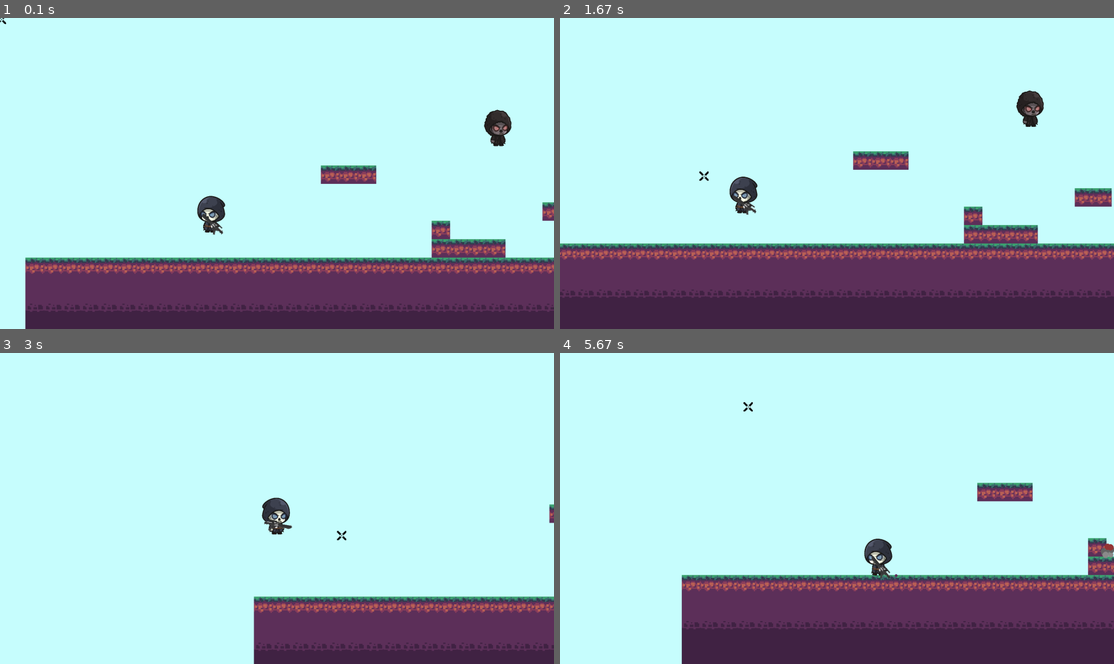
Above: before the commit, frames 1-4 (two rows, left to right).
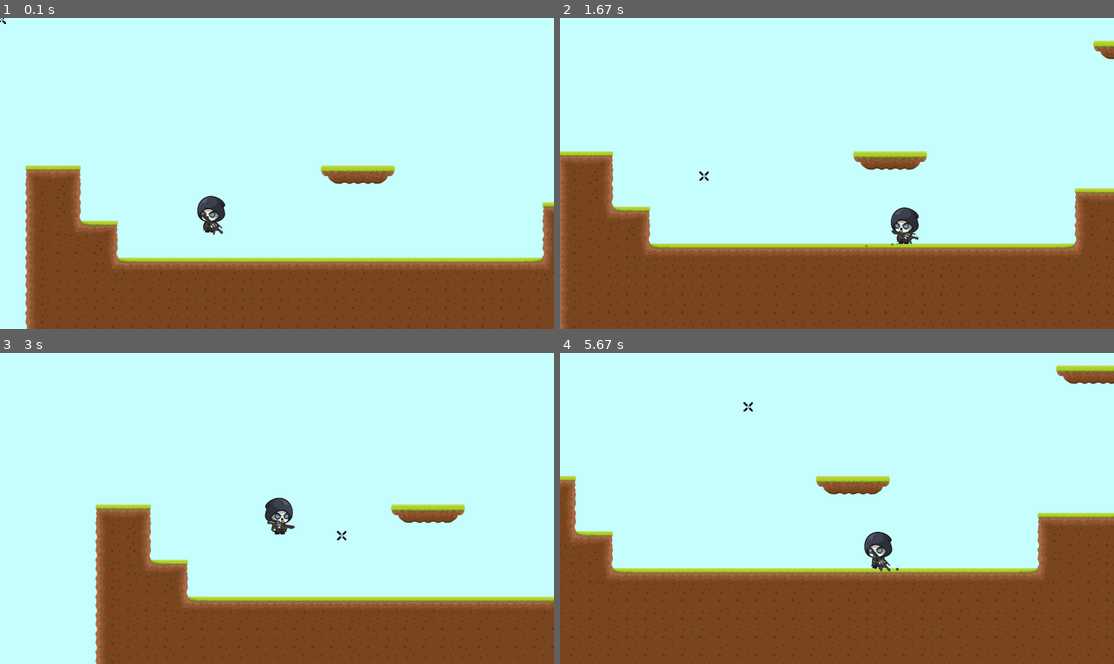
Above: after the commit, the same moments.

Repository: 000Nobody/Pygame-Platformer-Shooter
Game: pygame game, started from main.py
Two runs of this game, one before a commit and one after it. Both use one fixed random seed, a clock stepped at 60 frames per second and the inputs below.
Inputs (mouse positions are in pixels of both pictures, inside the frame that each line leads up to):
- Up to frame 1 (0.1 s): no input
- Up to frame 2 (1.67 s): hold D 0.33-0.8 s; move the mouse to (814, 189) at 0.37 s; hold W 0.83-1.13 s; move the mouse to (1014, 164) at 0.87 s; hold D 1.17-1.63 s; move the mouse to (704, 176) at 1.2 s
- Up to frame 3 (3 s): hold A 1.67-2.2 s; move the mouse to (105, 461) at 1.7 s; hold A 2.23-2.63 s; move the mouse to (360, 399) at 2.27 s; hold W from 2.67 s (still down); move the mouse to (343, 536) at 2.7 s
- Up to frame 4 (5.67 s): release W at 3.03 s; hold D 3.07-3.7 s; move the mouse to (848, 402) at 3.1 s; hold A 3.73-4.2 s; move the mouse to (637, 499) at 3.77 s; hold D 4.23-4.7 s; move the mouse to (842, 542) at 4.27 s; hold W 4.73-5.03 s; move the mouse to (820, 455) at 4.77 s; hold D 5.07-5.53 s; move the mouse to (981, 558) at 5.1 s; hold A from 5.57 s (still down); move the mouse to (748, 405) at 5.6 s

The runs differ from the first frame. In frame 1, 28% of the frame differs, in the area x 4-100%, y 29-100%; in frame 2, 36%; in frame 3, 23%; in frame 4, 37%, in the area x 0-100%, y 3-100%.

Commit message:
New tiles and map changes

Diff:
--- a/data/maps/map0.txt
+++ b/data/maps/map0.txt
@@ -1,19 +1,19 @@
 0000000000000000000000000000000000000000000000000000
 0000000000000000000000000000000000000000000000000000
+0000000000000000000000000000078889000000000000000000
 0000000000000000000000000000000000000000000000000000
-0000000000000000000000000000000000000000000000000000
-0000000000000000000000000000000000000000000000000000
-0000000000000000000000000000000000000000000000000000
-0000000000000000000000000000000000000000000000000000
-0000000000000000000000000000000000000000000000000000
-0000000000000000111000000000000000000000000000000000
-0000000000000000000000000000000000000000000000000000
-0000000000000000000000000000110001111000000000000000
-0000000000000000000000100000000000000000000000000000
-0000000000000000000000111100000000000000000000000000
-1111111111111111111111111111111111111111111111111111
-2222222222222222222222222222222222222222222222222222
-3333333333333333333333333333333333333333333333333333
-4444444444444444444444444444444444444444444444444444
-5555555555555555555555555555555555555555555555555555
-5555555555555555555555555555555555555555555555555555
+0000000000000000000000000000000000000000000000000516
+0000000000000000000000000000000000000000000000000324
+0000000000000000000000000000000000000000000000000324
+0000000000000000000000000000000000000000000000000324
+516000000000000078890000000000000516000000000511ca24
+3240000000000000000000000000000003240000000003222224
+32400000000000000000000000005111ca240000000003222224
+32bd6000000000000000000000003222222bd1111111ca222224
+3222400000000000000000000000322222222222222222222224
+3222bd111111111111111111111ca22222222222222222222224
+3222222222222222222222222222222222222222222222222224
+3222222222222222222222222222222222222222222222222224
+3222222222222222222222222222222222222222222222222224
+3222222222222222222222222222222222222222222222222224
+3222222222222222222222222222222222222222222222222224
--- a/main.py
+++ b/main.py
@@ -33,11 +33,20 @@
 cloudsback = pygame.image.load('data/images/backgrounds/CloudsBack.png').convert_alpha()
 cloudsfront = pygame.image.load('data/images/backgrounds/CloudsFront.png').convert_alpha()
 
-grass = pygame.image.load('data/images/grass.png').convert()
-ground1 = pygame.image.load('data/images/ground1.png').convert()
-ground2 = pygame.image.load('data/images/ground2.png').convert()
-ground3 = pygame.image.load('data/images/ground3.png').convert()
-ground4 = pygame.image.load('data/images/ground4.png').convert()
+grass = pygame.image.load('data/images/tiles/grass.png').convert()
+dirt = pygame.image.load('data/images/tiles/dirt.png').convert()
+middle_platform = pygame.image.load('data/images/tiles/platform_middle.png').convert_alpha()
+left_edge_platform = pygame.image.load('data/images/tiles/platform_edge.png').convert_alpha()
+right_edge_platform = pygame.transform.flip(pygame.image.load('data/images/tiles/platform_edge.png').convert_alpha(), True, False)
+left_transition_dirt = pygame.image.load('data/images/tiles/transition_dirt.png').convert()
+right_transition_dirt = pygame.transform.flip(pygame.image.load('data/images/tiles/transition_dirt.png').convert(), True, False)
+left_transition_grass = pygame.image.load('data/images/tiles/transition_grass.png').convert()
+right_transition_grass = pygame.transform.flip(pygame.image.load('data/images/tiles/transition_grass.png').convert(), True, False)
+left_edge_dirt = pygame.image.load('data/images/tiles/edge_dirt.png').convert_alpha()
+right_edge_dirt = pygame.transform.flip(pygame.image.load('data/images/tiles/edge_dirt.png').convert_alpha(), True, False)
+left_edge_grass = pygame.image.load('data/images/tiles/edge_grass.png').convert_alpha()
+right_edge_grass = pygame.transform.flip(pygame.image.load('data/images/tiles/edge_grass.png').convert_alpha(), True, False)
+
 
 gun_img = pygame.image.load('data/images/gun.png').convert_alpha()
 
@@ -78,12 +87,12 @@
 
 #Classes
 class Level():
-	def __init__(self, id, player_pos, enemy_pos):
+	def __init__(self, map_name, player_pos, enemy_pos):
 		self.player_pos = player_pos
 		self.enemy_pos = enemy_pos
 		self.tile_size = (64, 64)
-		self.id = id
-		self.path = 'data/maps/map{0}.txt'.format(self.id)
+		self.map_name = map_name
+		self.path = 'data/maps/{}.txt'.format(self.map_name)
 
 	def load_map(self):
 		self.map = []
@@ -102,15 +111,31 @@
 			x = 0
 			for tile in layer:
 				if tile == '1':
-					display.blit(grass, (x*self.tile_size[0] - scroll[0], y*self.tile_size[1] - scroll[1]))
+					display.blit(pygame.transform.scale(grass, (self.tile_size[0], self.tile_size[1])), (x*self.tile_size[0] - scroll[0], y*self.tile_size[1] - scroll[1]))
 				if tile == '2':
-					display.blit(ground1, (x*self.tile_size[0] - scroll[0], y*self.tile_size[1] - scroll[1]))
+					display.blit(pygame.transform.scale(dirt, (self.tile_size[0], self.tile_size[1])), (x*self.tile_size[0] - scroll[0], y*self.tile_size[1] - scroll[1]))
 				if tile == '3':
-					display.blit(ground2, (x*self.tile_size[0] - scroll[0], y*self.tile_size[1] - scroll[1]))
+					display.blit(pygame.transform.scale(left_edge_dirt, (self.tile_size[0], self.tile_size[1])), (x*self.tile_size[0] - scroll[0], y*self.tile_size[1] - scroll[1]))
 				if tile == '4':
-					display.blit(ground3, (x*self.tile_size[0] - scroll[0], y*self.tile_size[1] - scroll[1]))
+					display.blit(pygame.transform.scale(right_edge_dirt, (self.tile_size[0], self.tile_size[1])), (x*self.tile_size[0] - scroll[0], y*self.tile_size[1] - scroll[1]))
 				if tile == '5':
-					display.blit(ground4, (x*self.tile_size[0] - scroll[0], y*self.tile_size[1] - scroll[1]))
+					display.blit(pygame.transform.scale(left_edge_grass, (self.tile_size[0], self.tile_size[1])), (x*self.tile_size[0] - scroll[0], y*self.tile_size[1] - scroll[1]))
+				if tile == '6':
+					display.blit(pygame.transform.scale(right_edge_grass, (self.tile_size[0], self.tile_size[1])), (x*self.tile_size[0] - scroll[0], y*self.tile_size[1] - scroll[1]))
+				if tile == '7':
+					display.blit(pygame.transform.scale(left_edge_platform, (self.tile_size[0], self.tile_size[1])), (x*self.tile_size[0] - scroll[0], y*self.tile_size[1] - scroll[1]))
+				if tile == '8':
+					display.blit(pygame.transform.scale(middle_platform, (self.tile_size[0], self.tile_size[1])), (x*self.tile_size[0] - scroll[0], y*self.tile_size[1] - scroll[1]))
+				if tile == '9':
+					display.blit(pygame.transform.scale(right_edge_platform, (self.tile_size[0], self.tile_size[1])), (x*self.tile_size[0] - scroll[0], y*self.tile_size[1] - scroll[1]))
+				if tile == 'a':
+					display.blit(pygame.transform.scale(left_transition_dirt, (self.tile_size[0], self.tile_size[1])), (x*self.tile_size[0] - scroll[0], y*self.tile_size[1] - scroll[1]))
+				if tile == 'b':
+					display.blit(pygame.transform.scale(right_transition_dirt, (self.tile_size[0], self.tile_size[1])), (x*self.tile_size[0] - scroll[0], y*self.tile_size[1] - scroll[1]))
+				if tile == 'c':
+					display.blit(pygame.transform.scale(left_transition_grass, (self.tile_size[0], self.tile_size[1])), (x*self.tile_size[0] - scroll[0], y*self.tile_size[1] - scroll[1]))
+				if tile == 'd':
+					display.blit(pygame.transform.scale(right_transition_grass, (self.tile_size[0], self.tile_size[1])), (x*self.tile_size[0] - scroll[0], y*self.tile_size[1] - scroll[1]))
 				if tile != '0':
 					tile_rects.append(pygame.Rect(int(x*self.tile_size[0]), int(y*self.tile_size[1]), self.tile_size[0], self.tile_size[1]))
 				x += 1
@@ -340,7 +365,7 @@
 					self.moving_right = True
 					self.moving_left = False
 
-		if [enemy.rect for enemy in enemies if enemy.id != self.id] not in self.hit_list:
+		if not [enemy for enemy in enemies if enemy.id != self.id and enemy.rect in self.hit_list]:
 			if self.collision_types['left'] or self.collision_types['right']:
 				self.jumping = True
 
@@ -446,7 +471,7 @@
 		pygame.draw.circle(display, self.color, (int(self.x - scroll[0]), int(self.y - scroll[1])), int(self.radius))
 
 # Create classes
-levels = {'tutorial':Level(0, [600, 600], [(1600, 300), (2000, 400)]), 'level1':Level(1, [600, 600], [800, 300])}
+levels = {'tutorial':Level('map0', [600, 600], [(2965, 390)]), 'level1':Level('map1', [600, 600], [800, 300])}
 for level in levels:
 	levels[level].load_map()
 
Binary file removed: data/images/grass.png
Binary file removed: data/images/ground1.png
Binary file removed: data/images/ground2.png
Binary file removed: data/images/ground3.png
Binary file removed: data/images/ground4.png
Binary file added: data/images/tiles/dirt.png
Binary file added: data/images/tiles/edge_dirt.png
Binary file added: data/images/tiles/edge_grass.png
Binary file added: data/images/tiles/grass.png
Binary file added: data/images/tiles/platform_edge.png
Binary file added: data/images/tiles/platform_middle.png
Binary file added: data/images/tiles/transition_dirt.png
(and 1 more such lines)
